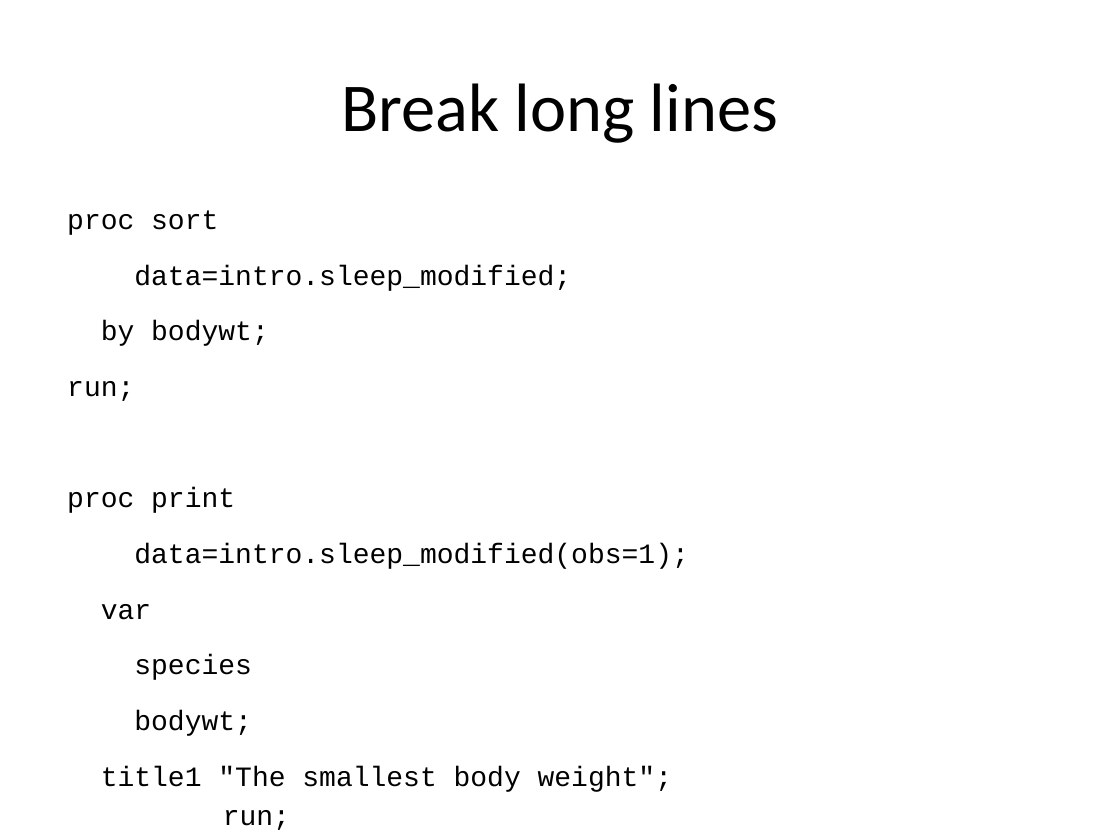
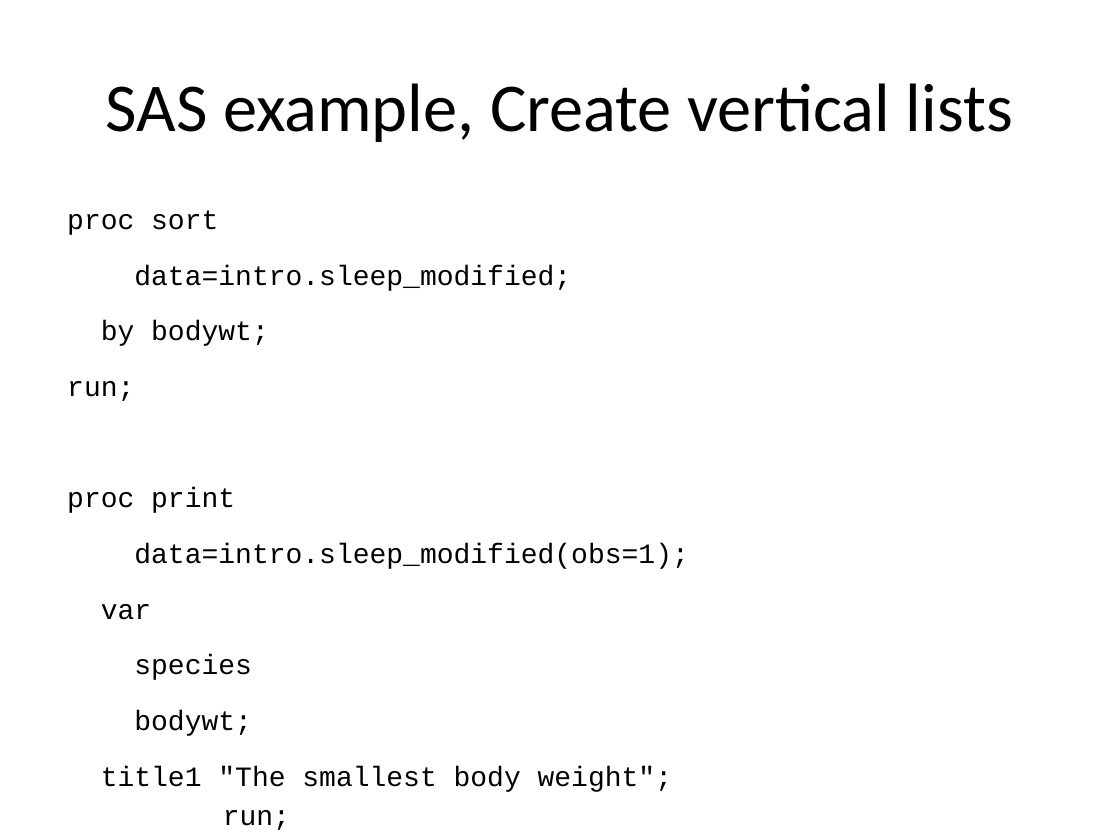
Before and after one commit to pmean/classes, a slide deck: slide 15 of software-engineering/results/programming-expectations.pptx. Drawn at 1120x840 pixels with LibreOffice and Linux fonts; fonts in the diff are those of the drawing. Boxes give left, top, right and bottom in pixels: in the first picture for what was removed or moved away, otherwise in the second. Text is boxed around its words. In the diff, an @@ line names an element or a change of style, - is before the commit and + after.

```diff
--- a/software-engineering/results/programming-expectations.pptx
+++ b/software-engineering/results/programming-expectations.pptx
@@ title at [106, 83, 1013, 142]: text changed @@
-Break long lines
+SAS example, Create vertical lists
```
Also in this commit, not shown: 4 other slides changed, 6 slides added, 1 slide removed, 2 other files.
